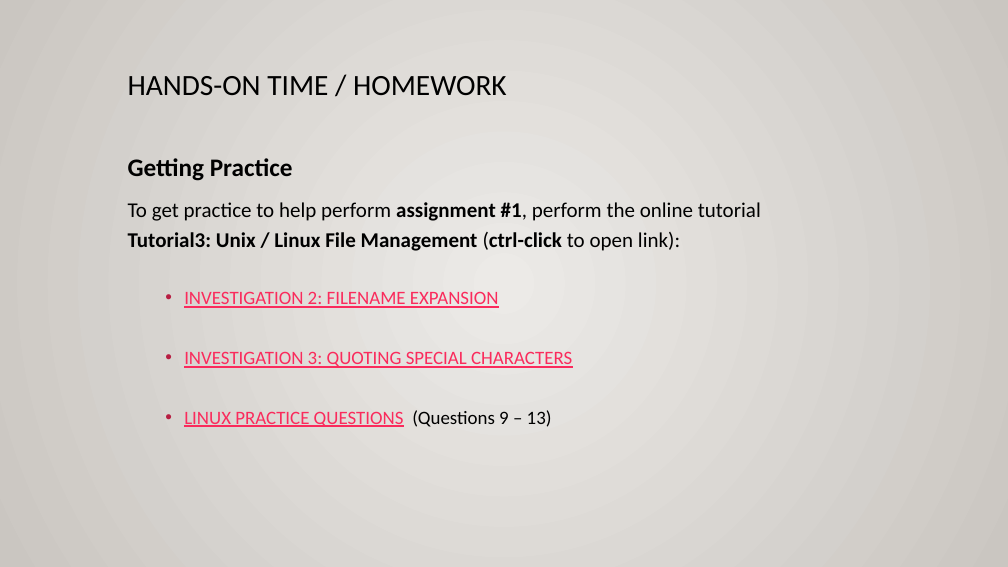
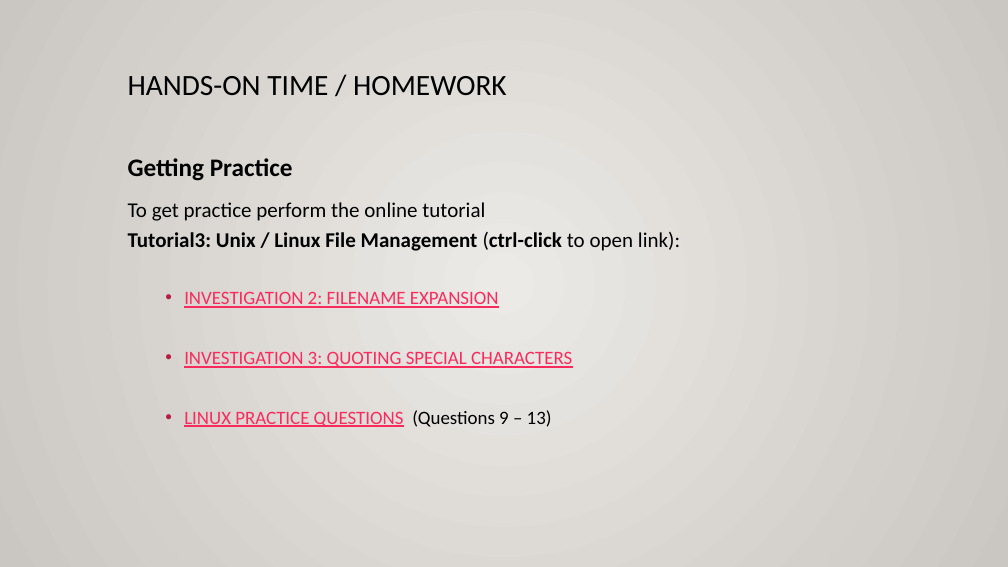
Before and after one commit to OSL640/slides, a slide deck: slide 21 of OSL640-Week3.pptx. Drawn at 1008x567 pixels with LibreOffice and Linux fonts; fonts in the diff are those of the drawing. Boxes give left, top, right and bottom in pixels: in the first picture for what was removed or moved away, otherwise in the second. Text is boxed around its words. In the diff, an @@ line names an element or a change of style, - is before the commit and + after.

Commit message:
Removed references to assignments.

```diff
--- a/OSL640-Week3.pptx
+++ b/OSL640-Week3.pptx
@@ text at <box>128,202,680,251</box>: text changed @@
-To get practice to help perform assignment #1, perform the online tutorial
-Tutorial3: Unix / Linux File Management (ctrl-click to open link):
+To get practice perform the online tutorial
+Tutorial3: Unix / Linux File Management (ctrl-click to open link):
```
Also in this commit, not shown: 2 other slides changed, 13 other files.
